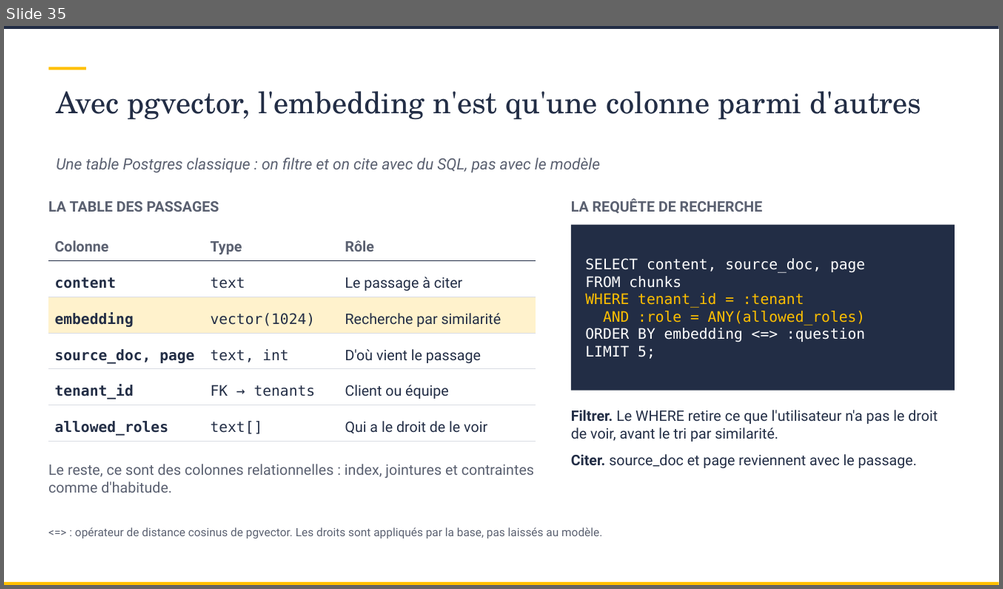
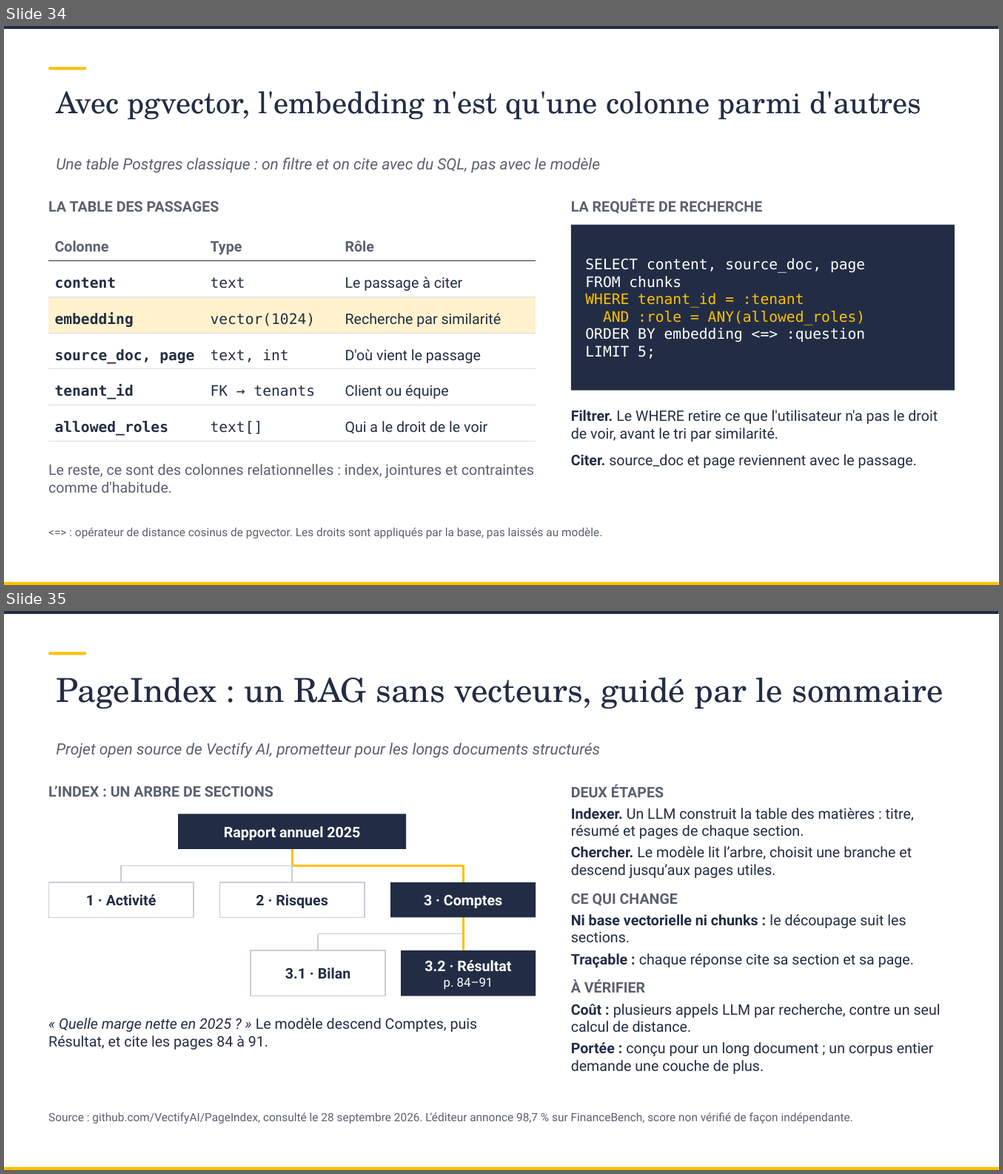
Before and after one commit to SCIAM-FR/formation-ia, a slide deck: slides/Support_formation_SCIAM.pptx. Shown one above the other, each under a label of ours: slide 35 before the commit, slides 34 and 35 after it. The pictures are 1003x589 and 1003x1174 pixels, drawn with LibreOffice and Linux fonts; fonts in the diff are those of the drawing; background and template pictures are left out. Boxes give left, top, right and bottom in pixels: in the first picture for what was removed or moved away, otherwise in the second. Text is boxed around its words. In the diff, an @@ line names an element or a change of style, - is before the commit and + after.

```diff
--- a/slides/Support_formation_SCIAM.pptx
+++ b/slides/Support_formation_SCIAM.pptx
@@ slide 35 added at box(4, 611, 999, 1170), background picture (left out); not listed: 3 template elements that a slide beside it also shows @@
@@ title added at box(56, 678, 943, 709), 32 pt, text #222D45 @@
+PageIndex : un RAG sans vecteurs, guidé par le sommaire
@@ text added at box(56, 743, 600, 758), 15 pt, text #5A6070, italic @@
+Projet open source de Vectify AI, prometteur pour les longs documents structurés
@@ text added at box(48, 786, 273, 797), 14 pt, text #5A6070, bold @@
+L’INDEX : UN ARBRE DE SECTIONS
@@ text added at box(571, 784, 940, 1074), 14 pt, text #222D45 @@
+DEUX ÉTAPES
+Indexer. Un LLM construit la table des matières : titre, résumé et pages de chaque section.
+Chercher. Le modèle lit l’arbre, choisit une branche et descend jusqu’aux pages utiles.
+CE QUI CHANGE
+Ni base vectorielle ni chunks : le découpage suit les sections.
+Traçable : chaque réponse cite sa section et sa page.
+À VÉRIFIER
+Coût : plusieurs appels LLM par recherche, contre un seul calcul de distance.
+Portée : conçu pour un long document ; un corpus entier demande une couche de plus.
@@ rectangle added at box(178, 814, 406, 849), fill #222D45, 14 pt, text #FFFFFF, bold @@
+Rapport annuel 2025
@@ line added from (292, 849) to (292, 866), #FFC000 2.25 pt @@
@@ line added from (121, 866) to (292, 866), #C9CDD6 1 pt @@
@@ line added from (121, 866) to (121, 883), #C9CDD6 1 pt @@
@@ line added from (292, 866) to (463, 866), #FFC000 2.25 pt @@
@@ line added from (292, 866) to (292, 883), #C9CDD6 1 pt @@
@@ line added from (463, 866) to (463, 883), #FFC000 2.25 pt @@
@@ rectangle added at box(48, 883, 193, 917), fill #FFFFFF, outline #C9CDD6 1 pt, 14 pt, text #222D45, bold @@
+1 · Activité
@@ rectangle added at box(219, 883, 364, 917), fill #FFFFFF, outline #C9CDD6 1 pt, 14 pt, text #222D45, bold @@
+2 · Risques
@@ rectangle added at box(390, 883, 535, 917), fill #222D45, 14 pt, text #FFFFFF, bold @@
+3 · Comptes
@@ line added from (463, 917) to (463, 934), #FFC000 2.25 pt @@
@@ line added from (318, 934) to (463, 934), #C9CDD6 1 pt @@
@@ line added from (318, 934) to (318, 951), #C9CDD6 1 pt @@
@@ line added from (463, 934) to (463, 951), #FFC000 2.25 pt @@
@@ rectangle added at box(251, 951, 386, 997), fill #FFFFFF, outline #C9CDD6 1 pt, 14 pt, text #222D45, bold @@
+3.1 · Bilan
@@ rectangle added at box(401, 951, 536, 997), fill #222D45, 14 pt, text #FFFFFF, bold @@
+3.2 · Résultat
+p. 84–91
@@ text added at box(48, 1018, 478, 1050), 14 pt, text #222D45 @@
+« Quelle marge nette en 2025 ? » Le modèle descend Comptes, puis Résultat, et cite les pages 84 à 91.
@@ text added at box(48, 1113, 853, 1125), 11 pt, text #5A6070 @@
+Source : github.com/VectifyAI/PageIndex, consulté le 28 septembre 2026. L’éditeur annonce 98,7 % sur FinanceBench, score non vérifié de façon indépendante.
@@ what was slide 35 is now slide 34 @@
```
Also in this commit, not shown: 11 slides changed, 5 other slides added, 4 slides removed, 18 other files.
